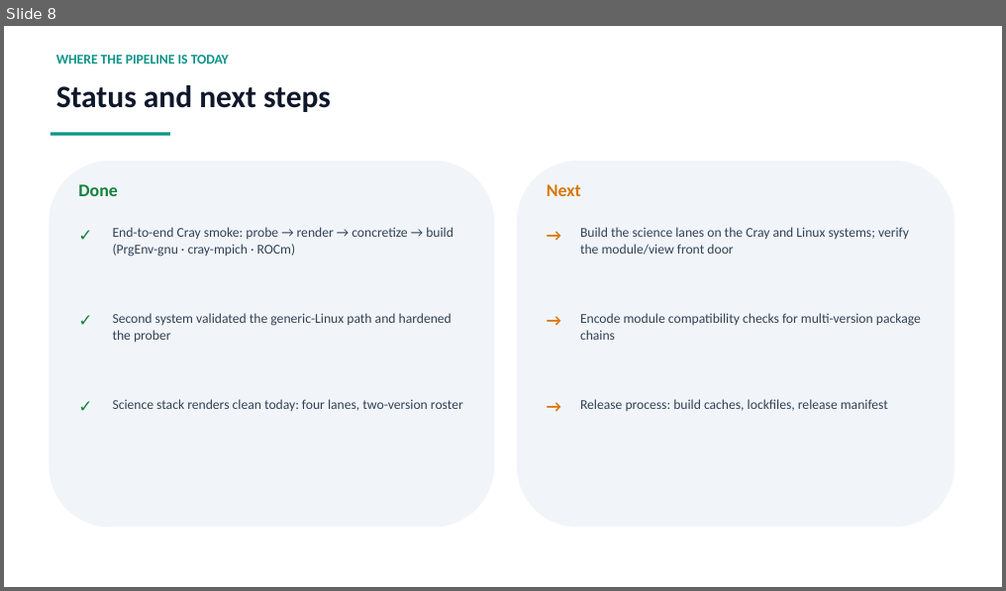
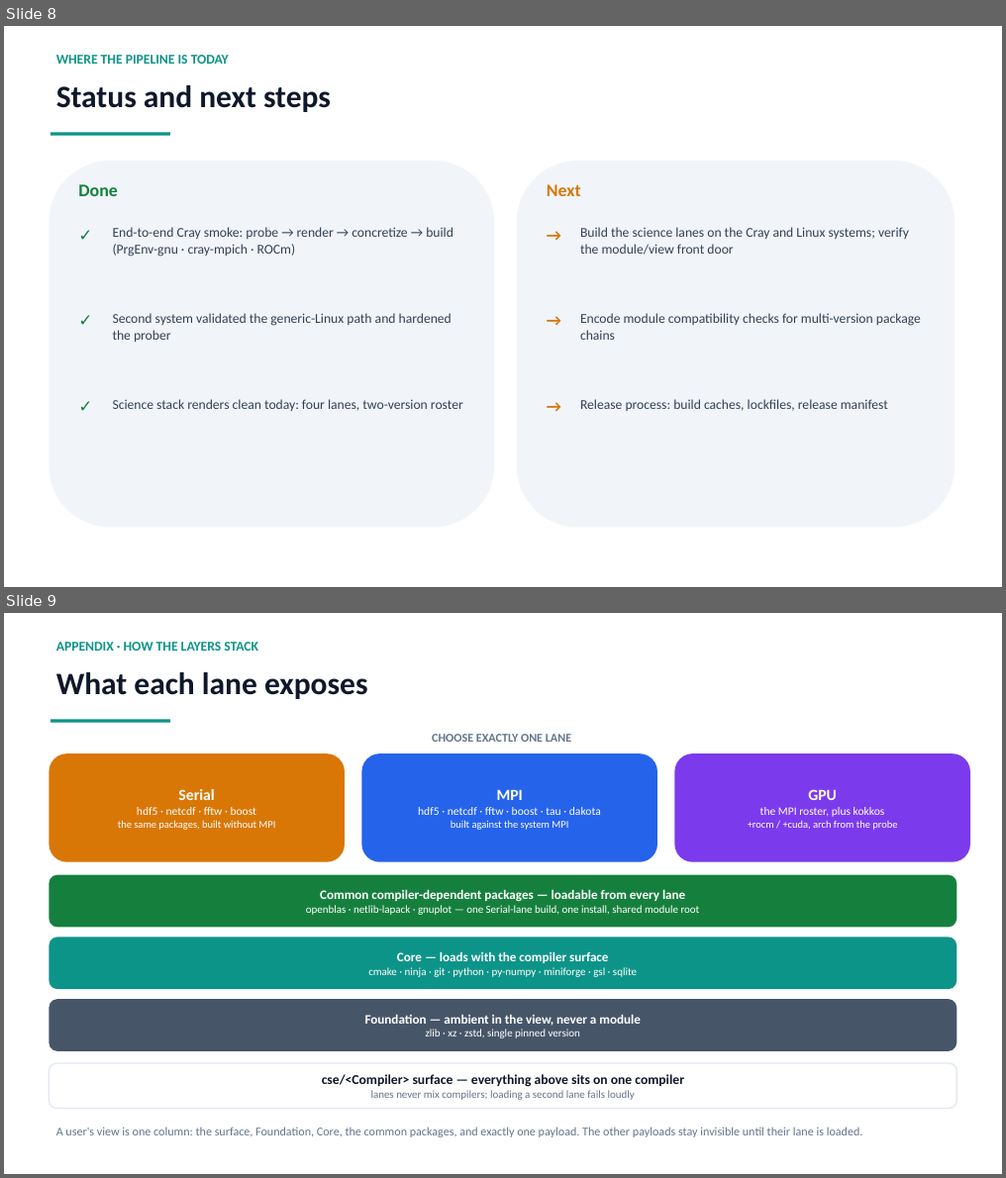
Before and after one commit to ray12514/stack-planning, a slide deck: presentations/cse_lanes_model.pptx. Shown one above the other, each under a label of ours: slide 8 before the commit, slides 8 and 9 after it. The pictures are 1006x591 and 1006x1178 pixels, drawn with LibreOffice and Linux fonts; fonts in the diff are those of the drawing. Boxes give left, top, right and bottom in pixels: in the first picture for what was removed or moved away, otherwise in the second. Text is boxed around its words. In the diff, an @@ line names an element or a change of style, - is before the commit and + after.

Commit message:
Deck: bring lane descriptions current; add layer-stacking appendix slide
The lane vocabulary and example slides still described the pre-exposure
model. Serial now names its two classes (non-MPI builds of MPI-capable
packages; common compiler-dependent packages every lane can load), GPU is
described as the full MPI roster plus the GPU payload, and the lane
example boxes on the build/user-flow slides use the current rosters. New
first appendix slide shows the layer stacking: one payload choice over the
common packages, Core, Foundation, and the compiler surface. Roster chips
gain Dakota and Gnuplot.

```diff
--- a/presentations/cse_lanes_model.pptx
+++ b/presentations/cse_lanes_model.pptx
@@ slide 9 added at bbox=[4, 613, 1002, 1174], background #FFFFFF @@
@@ text added at bbox=[56, 642, 258, 651], 13 pt, text #0D9488, bold @@
+APPENDIX · HOW THE LAYERS STACK
@@ text added at bbox=[56, 672, 368, 699], 30 pt, text #0F172A, bold @@
+What each lane exposes
@@ rectangle added at bbox=[51, 719, 170, 722], fill #0D9488 @@
@@ rounded rectangle added at bbox=[49, 754, 345, 862], fill #D97706, 10 pt, text #FFFFFF @@
+Serial
+hdf5 · netcdf · fftw · boost
+the same packages, built without MPI
@@ rounded rectangle added at bbox=[361, 754, 657, 862], fill #2563EB, 11 pt, text #FFFFFF @@
+MPI
+hdf5 · netcdf · fftw · boost · tau · dakota
+built against the system MPI
@@ text added at bbox=[432, 734, 571, 742], 11.5 pt, text #64748B, bold @@
+CHOOSE EXACTLY ONE LANE
@@ rounded rectangle added at bbox=[675, 754, 970, 862], fill #7C3AED, 10 pt, text #FFFFFF @@
+GPU
+the MPI roster, plus kokkos
++rocm / +cuda, arch from the probe
@@ rounded rectangle added at bbox=[49, 875, 957, 928], fill #15803D, 10.5 pt, text #FFFFFF @@
+Common compiler-dependent packages — loadable from every lane
+openblas · netlib-lapack · gnuplot — one Serial-lane build, one install, shared module root
@@ rounded rectangle added at bbox=[49, 937, 957, 989], fill #0D9488, 10.5 pt, text #FFFFFF @@
+Core — loads with the compiler surface
+cmake · ninja · git · python · py-numpy · miniforge · gsl · sqlite
@@ rounded rectangle added at bbox=[49, 999, 957, 1052], fill #475569, 12.5 pt, text #FFFFFF, bold @@
+Foundation — ambient in the view, never a module
+zlib · xz · zstd, single pinned version
@@ rounded rectangle added at bbox=[49, 1063, 957, 1109], fill #FFFFFF, outline #E2E8F0 1.25 pt, 13 pt, text #0F172A, bold @@
+cse/<Compiler> surface — everything above sits on one compiler
+lanes never mix compilers; loading a second lane fails loudly
@@ text added at bbox=[56, 1127, 863, 1138], 11.5 pt, text #64748B @@
+A user's view is one column: the surface, Foundation, Core, the common packages, and exactly one payload. The other payloads stay invisible until their lane is loaded.
```
Also in this commit, not shown: 4 slides changed, 1 other file.
